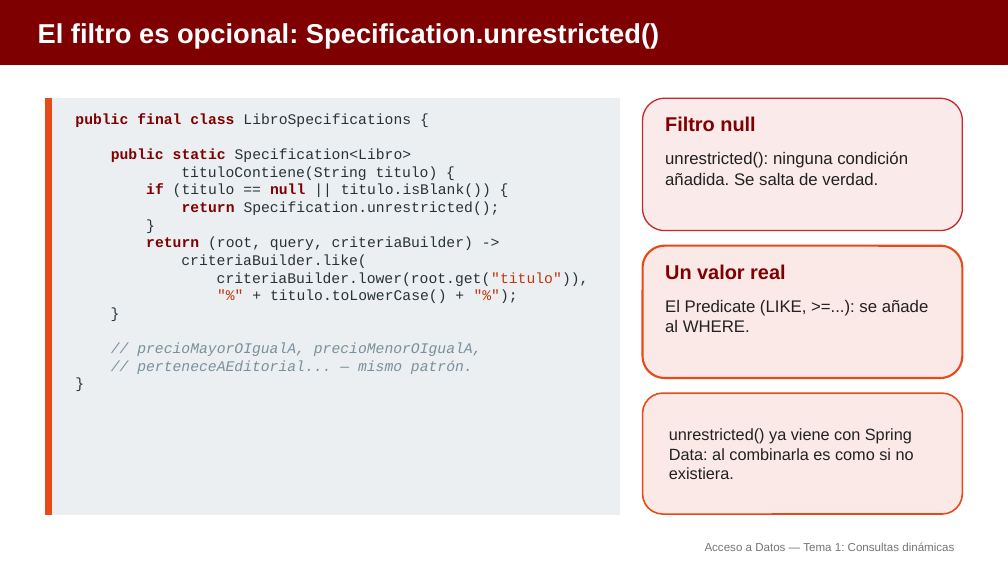
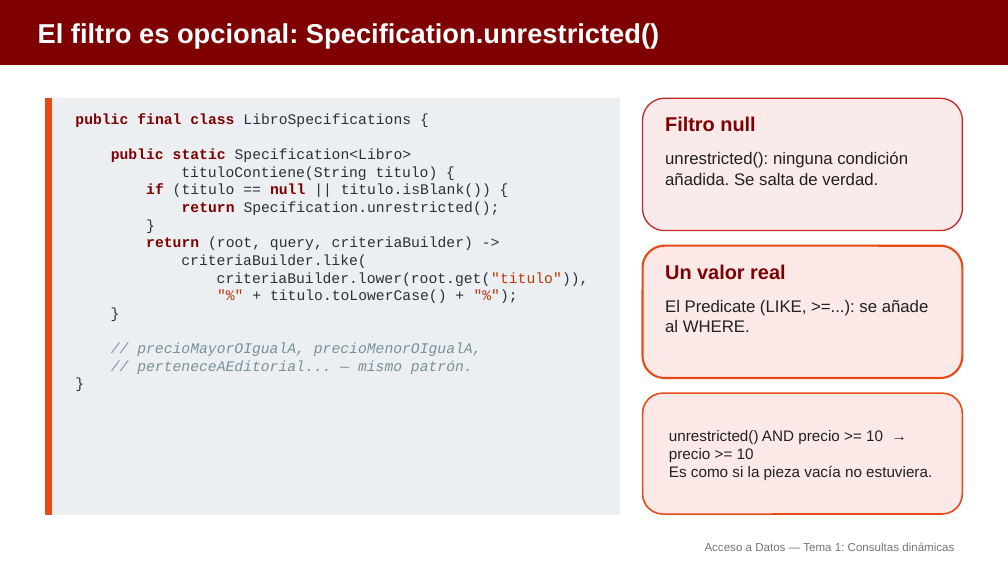
Before and after one commit to aitorventura/acceso-a-datos, a slide deck: slide 6 of docs/tema1/diapositivas/consultas-dinamicas.pptx. Drawn at 1008x567 pixels with LibreOffice and Linux fonts; fonts in the diff are those of the drawing. Boxes give left, top, right and bottom in pixels: in the first picture for what was removed or moved away, otherwise in the second. Text is boxed around its words. In the diff, an @@ line names an element or a change of style, - is before the commit and + after.

```diff
--- a/docs/tema1/diapositivas/consultas-dinamicas.pptx
+++ b/docs/tema1/diapositivas/consultas-dinamicas.pptx
@@ text at bbox=[669, 430, 932, 480]: text changed; size 15.5 to 14.5 pt @@
-unrestricted() ya viene con Spring Data: al combinarla es como si no existiera.
+unrestricted() AND precio >= 10 → precio >= 10
+Es como si la pieza vacía no estuviera.
```
Also in this commit, not shown: 7 other slides changed, 1 slide added.
